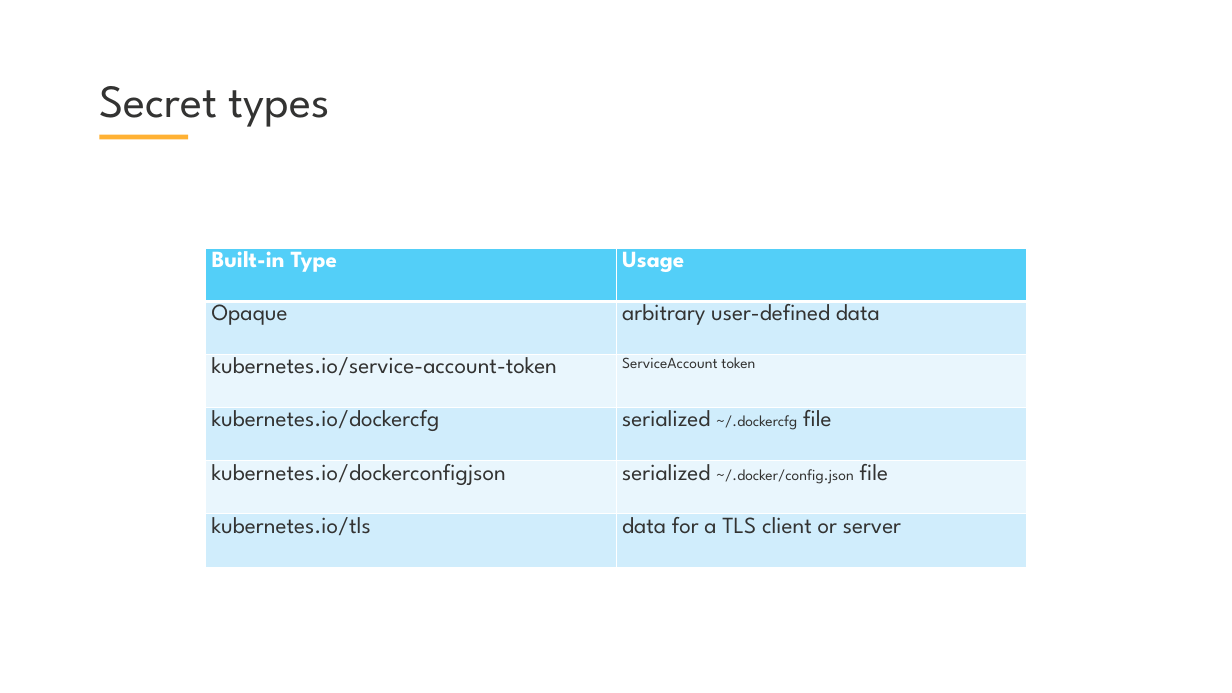
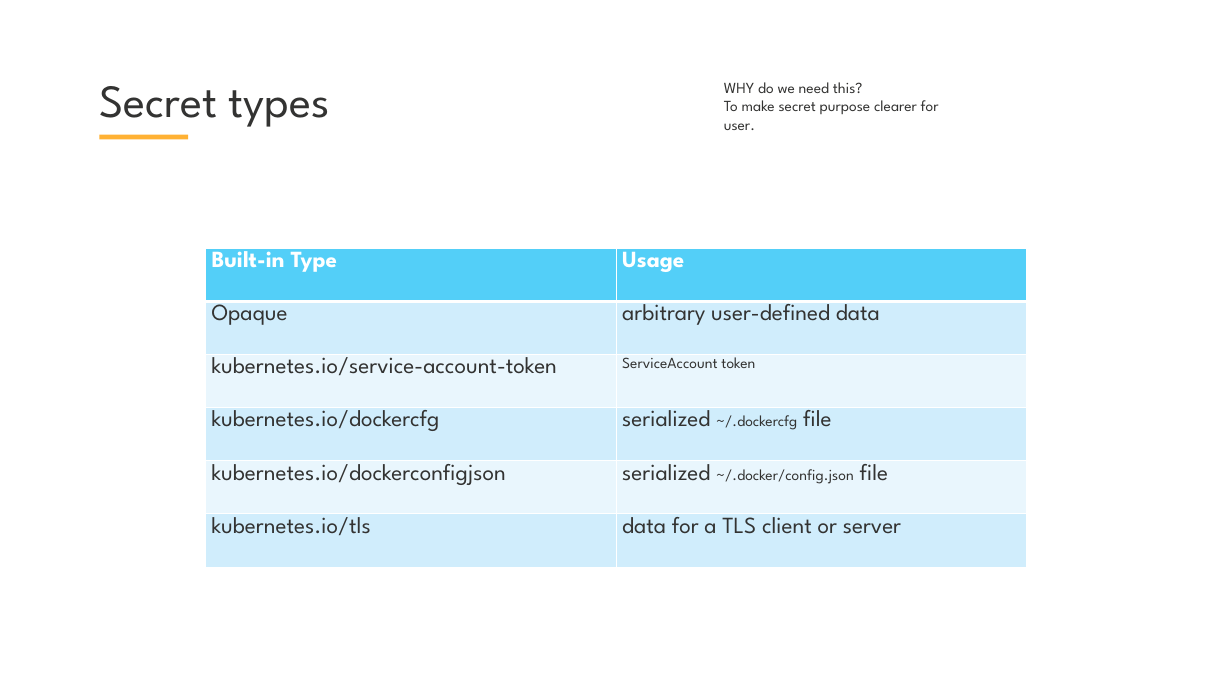
Before and after one commit to skabrits/DevOps-Workshop, a slide deck: slide 3 of Part II/Workshop-II.pptx. Drawn at 1232x693 pixels with LibreOffice and Linux fonts; fonts in the diff are those of the drawing; background and template pictures are left out. Boxes give left, top, right and bottom in pixels: in the first picture for what was removed or moved away, otherwise in the second. Text is boxed around its words. In the diff, an @@ line names an element or a change of style, - is before the commit and + after.

```diff
--- a/Part II/Workshop-II.pptx
+++ b/Part II/Workshop-II.pptx
@@ text added at [724,82,939,130], 18 pt, text #333332 @@
+WHY do we need this?
+To make secret purpose clearer for user.
```
Also in this commit, not shown: 4 other slides changed, 5 slides added, 1 slide removed, 2 other files.
